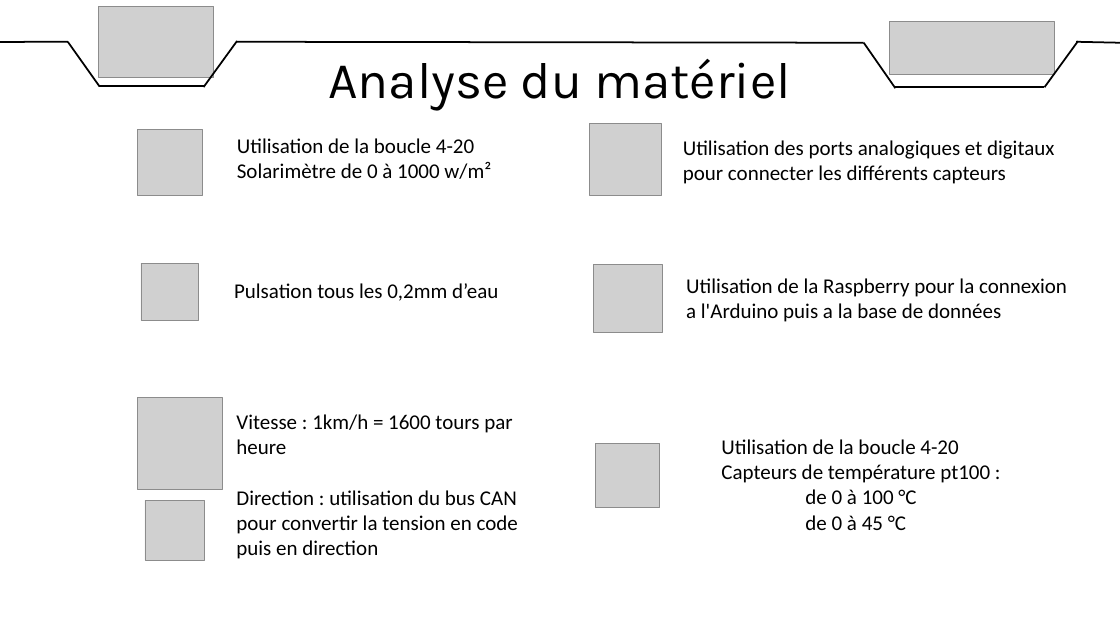
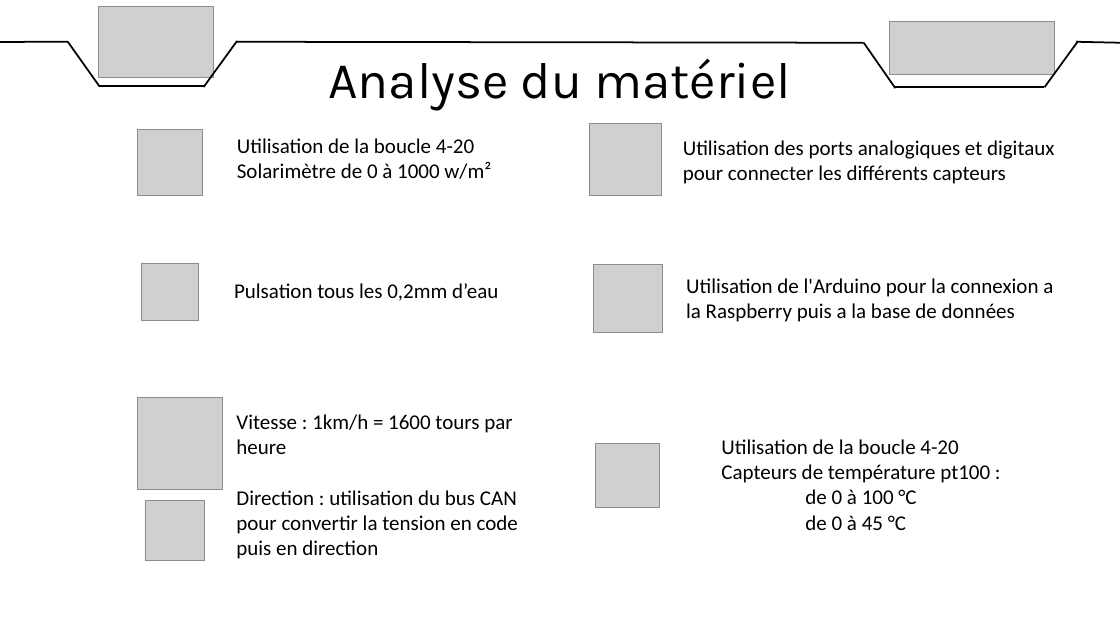
Before and after one commit to DylanChe/SupervisionSerre, a slide deck: slide 6 of oral_projet/revue_2/diaporama_revue_2_samuel.pptx. Drawn at 1120x630 pixels with LibreOffice and Linux fonts; fonts in the diff are those of the drawing; grey boxes stand for pictures. Boxes give left, top, right and bottom in pixels: in the first picture for what was removed or moved away, otherwise in the second. Text is boxed around its words. In the diff, an @@ line names an element or a change of style, - is before the commit and + after.

```diff
--- a/oral_projet/revue_2/diaporama_revue_2_samuel.pptx
+++ b/oral_projet/revue_2/diaporama_revue_2_samuel.pptx
@@ text at (x1=686, y1=278, x2=1053, y2=322): text changed @@
-Utilisation de la Raspberry pour la connexion a l'Arduino puis a la base de données
+Utilisation de l'Arduino pour la connexion a la Raspberry puis a la base de données
```
Also in this commit, not shown: 1 other slide changed.
